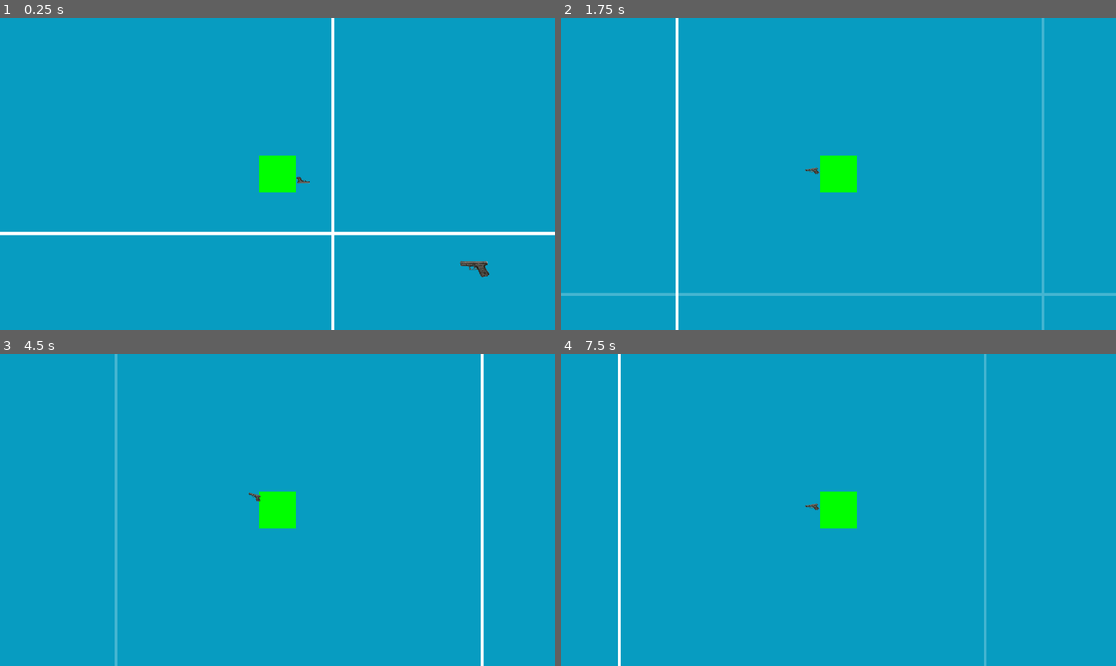
Above: before the commit, frames 1-4 (two rows, left to right).
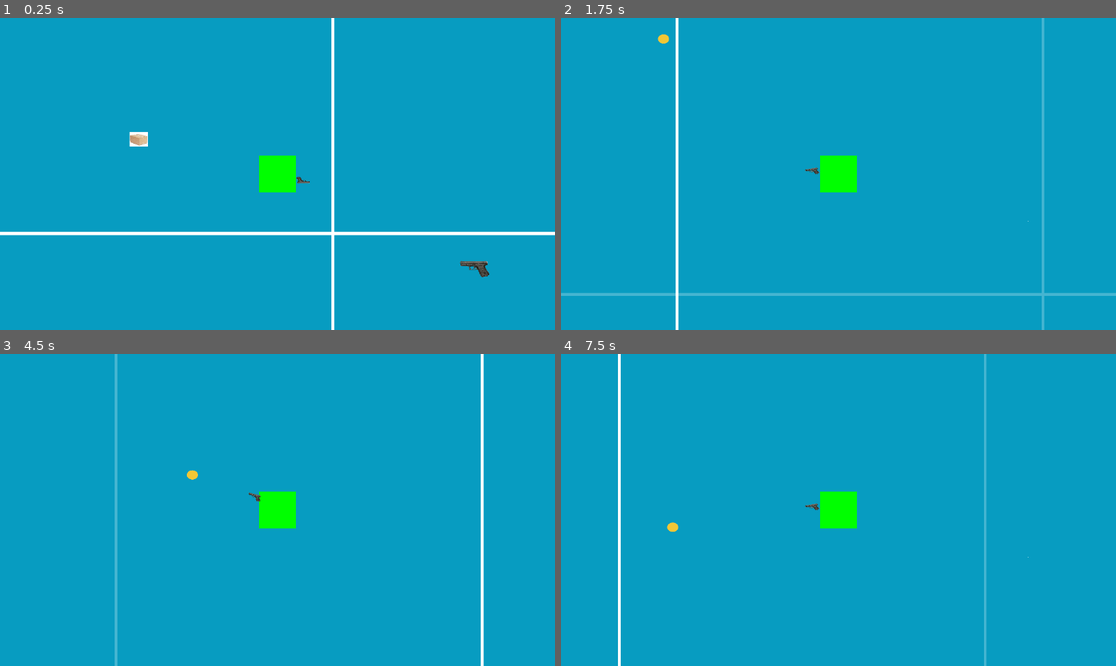
Above: after the commit, the same moments.

Repository: yspear/Project-Mk.I
Game: Godot game, scene res://node_2d.tscn
Two runs of this game, one before a commit and one after it. Both use one fixed random seed, a clock stepped at 60 frames per second and the inputs below.
Inputs (mouse positions are in pixels of both pictures, inside the frame that each line leads up to):
- Up to frame 1 (0.25 s): no input
- Up to frame 2 (1.75 s): tap Enter at 0.5 s; move the mouse to (960, 158) at 0.52 s; press the mouse at (960, 158) at 0.53 s; hold D (go_right) 0.53-1.28 s; move the mouse to (727, 189) at 1.27 s; release the mouse at (727, 189) at 1.28 s; hold S (go_down) from 1.28 s (still down); tap Shift (dash) at 1.35 s; click (727, 189) at 1.55 s
- Up to frame 3 (4.5 s): tap Space at 2 s; move the mouse to (333, 441) at 2.02 s; release S (go_down) at 2.03 s; press the mouse at (333, 441) at 2.03 s; hold D (go_right) 2.03-2.78 s; move the mouse to (249, 572) at 2.77 s; release the mouse at (249, 572) at 2.78 s; hold W (go_up) 2.78-3.53 s; click (249, 572) at 2.85 s; move the mouse to (444, 556) at 3.52 s; press the mouse at (444, 556) at 3.53 s; hold A (go_left) from 3.53 s (still down); tap Shift (dash) at 3.6 s; move the mouse to (111, 463) at 4.27 s; release the mouse at (111, 463) at 4.28 s; click (111, 463) at 4.35 s
- Up to frame 4 (7.5 s): move the mouse to (866, 510) at 5.02 s; release A (go_left) at 5.03 s; press the mouse at (866, 510) at 5.03 s; hold S (go_down) 5.03-5.78 s; move the mouse to (755, 432) at 5.77 s; release the mouse at (755, 432) at 5.78 s; hold D (go_right) 5.78-6.53 s; tap Shift (dash) at 5.85 s; click (755, 432) at 6.05 s; tap Enter at 6.5 s; move the mouse to (960, 494) at 6.52 s; press the mouse at (960, 494) at 6.53 s; hold W (go_up) 6.53-7.28 s; move the mouse to (727, 525) at 7.27 s; release the mouse at (727, 525) at 7.28 s; hold D (go_right) from 7.28 s (still down); click (727, 525) at 7.35 s

The runs differ from the first frame. In frame 1, 0.2% of the frame differs, in the area x 23-27%, y 36-42%; in frame 2, less than 0.1%; in frame 3, less than 0.1%; in frame 4, less than 0.1%.
Error before the commit: Invalid type in function 'direction_to' in base 'Vector2'. Cannot convert argument 1 from Callable to Vector2. (res://glock.gd:22)

Commit message:
Add files via upload

Diff:
--- a/project Mk.i/Bullet.gd
+++ b/project Mk.i/Bullet.gd
@@ -1,15 +1,16 @@
 extends Area2D
 
 
-var speed = 4000
+var speed = 1000
 var travelled_distance = 0
+var direction: Vector2 = Vector2()
 func _physics_process(delta: float) -> void:
-	const Speed = 4000
-	const Range = 6000
-	var direction = Vector2.RIGHT.rotated(rotation)
+	const Speed = 1000
+	const bullet_range = 800
+	position += direction.normalized() * speed * delta
 	position += direction * Speed * delta
 	travelled_distance += Speed * delta
-	if travelled_distance > Range:
+	if travelled_distance > bullet_range:
 		queue_free()
 
 
--- a/project Mk.i/Player.gd
+++ b/project Mk.i/Player.gd
@@ -24,7 +24,9 @@
 
 func _input(event) -> void:
 	if event.is_action_pressed("weapon_fire"):
-		gun.fire()
+		if gun:
+			gun.fire()
+			print("fire")
 
 
 
--- a/project Mk.i/bullet.tscn
+++ b/project Mk.i/bullet.tscn
@@ -1,8 +1,22 @@
-[gd_scene load_steps=2 format=3 uid="uid://cdrd4ibexkr0f"]
+[gd_scene load_steps=4 format=3 uid="uid://cdrd4ibexkr0f"]
 
 [ext_resource type="Script" path="res://Bullet.gd" id="1_k2db6"]
+[ext_resource type="Texture2D" uid="uid://hnp57il2rjqo" path="res://asset/image-removebg-preview-removebg-preview.png" id="2_ixksf"]
+
+[sub_resource type="CapsuleShape2D" id="CapsuleShape2D_dvft5"]
+radius = 16.0
+height = 48.0
 
 [node name="Bullet_area_2D" type="Area2D"]
 script = ExtResource("1_k2db6")
 
+[node name="Sprite2D" type="Sprite2D" parent="."]
+position = Vector2(-7.62939e-06, -7.62939e-06)
+scale = Vector2(0.0662499, 0.0550001)
+texture = ExtResource("2_ixksf")
+
+[node name="CollisionShape2D" type="CollisionShape2D" parent="."]
+rotation = 1.5708
+shape = SubResource("CapsuleShape2D_dvft5")
+
 [connection signal="body_entered" from="." to="." method="_on_body_entered"]
--- /dev/null
+++ b/project Mk.i/dummy_box.gd
@@ -0,0 +1,8 @@
+extends CharacterBody2D
+
+
+var health = 3
+func take_damage():
+	health -= 1
+	if health == 0:
+		queue_free()
--- /dev/null
+++ b/project Mk.i/dummy_box.tscn
@@ -0,0 +1,17 @@
+[gd_scene load_steps=4 format=3 uid="uid://degq8soij3cq"]
+
+[ext_resource type="Script" path="res://dummy_box.gd" id="1_dydtq"]
+[ext_resource type="Texture2D" uid="uid://bdfj7atrcq852" path="res://asset/up16_1_-min.jpg" id="1_pwyu3"]
+
+[sub_resource type="RectangleShape2D" id="RectangleShape2D_72un8"]
+size = Vector2(34, 26)
+
+[node name="Dummy_box" type="CharacterBody2D"]
+script = ExtResource("1_dydtq")
+
+[node name="Sprite2D" type="Sprite2D" parent="."]
+scale = Vector2(0.0633333, 0.05)
+texture = ExtResource("1_pwyu3")
+
+[node name="CollisionShape2D" type="CollisionShape2D" parent="."]
+shape = SubResource("RectangleShape2D_72un8")
--- a/project Mk.i/glock.gd
+++ b/project Mk.i/glock.gd
@@ -3,7 +3,6 @@
 enum STATES { READY, FIRING, RELOADING }
 
 @export var BULLET_SCENE: PackedScene
-var target = get_global_mouse_position
 
 @onready var fire_rate = $gun/fire_rate
 
@@ -19,9 +18,21 @@
 	change_state(STATES.FIRING)
 
 	var bullet = BULLET_SCENE.instantiate()
-	var direction_to_mouse = bullet.global_position.direction_to(target).normalized()
+	bullet.direction = Vector2.from_angle(global_rotation)
+	bullet.global_position = global_position
 
 	get_tree().root.add_child(bullet)
 
 	change_state(STATES.RELOADING)
 	fire_rate.start()
+
+
+
+
+
+
+
+
+
+func _on_fire_rate_timeout() -> void:
+	change_state(STATES.READY)
--- a/project Mk.i/node_2d.tscn
+++ b/project Mk.i/node_2d.tscn
@@ -8,6 +8,7 @@
 [ext_resource type="Texture2D" uid="uid://dtdmxfkd51ovy" path="res://asset/prototype_512x512_blue1.png" id="5_6e8b3"]
 [ext_resource type="PackedScene" uid="uid://cdrd4ibexkr0f" path="res://bullet.tscn" id="5_67rd7"]
 [ext_resource type="Texture2D" uid="uid://ltdkos76i7w8" path="res://asset/Glock-pistol-modified.png" id="5_yim75"]
+[ext_resource type="PackedScene" uid="uid://degq8soij3cq" path="res://dummy_box.tscn" id="7_djnoi"]
 
 [sub_resource type="RectangleShape2D" id="RectangleShape2D_ppo6t"]
 size = Vector2(86.5, 76)
@@ -67,6 +68,10 @@
 script = SubResource("GDScript_kdk8r")
 
 [node name="fire_rate" type="Timer" parent="character/Player/RayCast2D/Glock/gun"]
+wait_time = 0.5
+
+[node name="Dummy_box" parent="character/Player/RayCast2D/Glock/gun" instance=ExtResource("7_djnoi")]
+position = Vector2(16410.6, 9606.08)
 
 [node name="Camera2D" type="Camera2D" parent="character"]
 position = Vector2(-5.96046e-08, 4.54747e-13)
@@ -102,6 +107,9 @@
 scale = Vector2(5.93407, 6.69341)
 texture = ExtResource("5_6e8b3")
 
+[node name="Dummy_box" parent="ParallaxBackground/ParallaxLayer" instance=ExtResource("7_djnoi")]
+position = Vector2(-288, -72)
+
 [node name="StaticBody2D" type="StaticBody2D" parent="."]
 
 [node name="Inviswall" type="CollisionShape2D" parent="StaticBody2D"]
@@ -124,6 +132,7 @@
 position = Vector2(-1424, 121.5)
 shape = SubResource("RectangleShape2D_38yc3")
 
+[connection signal="timeout" from="character/Player/RayCast2D/Glock/gun/fire_rate" to="character/Player/RayCast2D/Glock" method="_on_fire_rate_timeout"]
 [connection signal="timeout" from="character/Player/RayCast2D/Glock/gun/fire_rate" to="character/Player/RayCast2D/Glock/gun" method="_on_fire_rate_timeout"]
 [connection signal="timeout" from="character/Dash_cooldown" to="character" method="_on_dash_cooldown_timeout"]
 [connection signal="area_entered" from="pickup_glock" to="character" method="_on_area_2d_area_entered"]
--- /dev/null
+++ b/project Mk.i/sword.tscn
@@ -0,0 +1,8 @@
+[gd_scene load_steps=2 format=3 uid="uid://d4egjw4vi4o16"]
+
+[ext_resource type="Texture2D" uid="uid://ngd4dqcwnlbi" path="res://asset/5bbfc27464739-modified.png" id="1_8jfa1"]
+
+[node name="Sword" type="Node2D"]
+
+[node name="Sprite2D" type="Sprite2D" parent="."]
+texture = ExtResource("1_8jfa1")
Binary file added: project Mk.i/asset/5bbfc27464739-modified.png
Not shown, added: project Mk.i/asset/5bbfc27464739-modified.png.import
Binary file added: project Mk.i/asset/Double-Wall-Cardboard-Boxes-254x254x254-5-600x600.jpg
Not shown, added: project Mk.i/asset/Double-Wall-Cardboard-Boxes-254x254x254-5-600x600.jpg.import
Binary file added: project Mk.i/asset/image-removebg-preview-removebg-preview.png
Not shown, added: project Mk.i/asset/image-removebg-preview-removebg-preview.png.import
Binary file added: project Mk.i/asset/up16_1_-min.jpg
Not shown, added: project Mk.i/asset/up16_1_-min.jpg.import
Not shown: 1 places in project Mk.i/node_2d.tscn that only renumber resources
